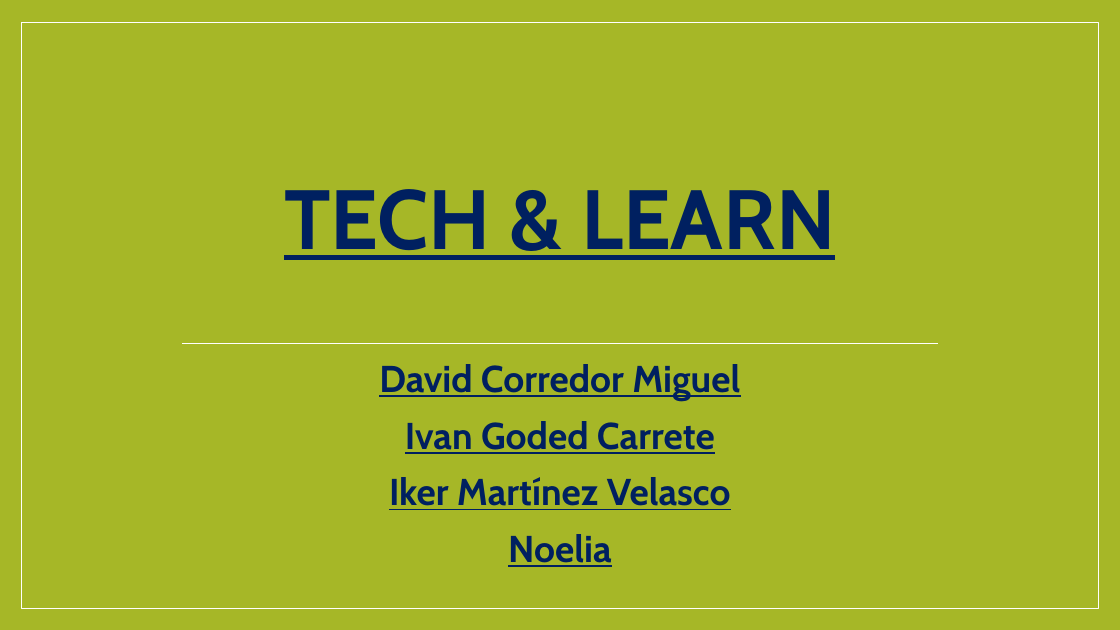
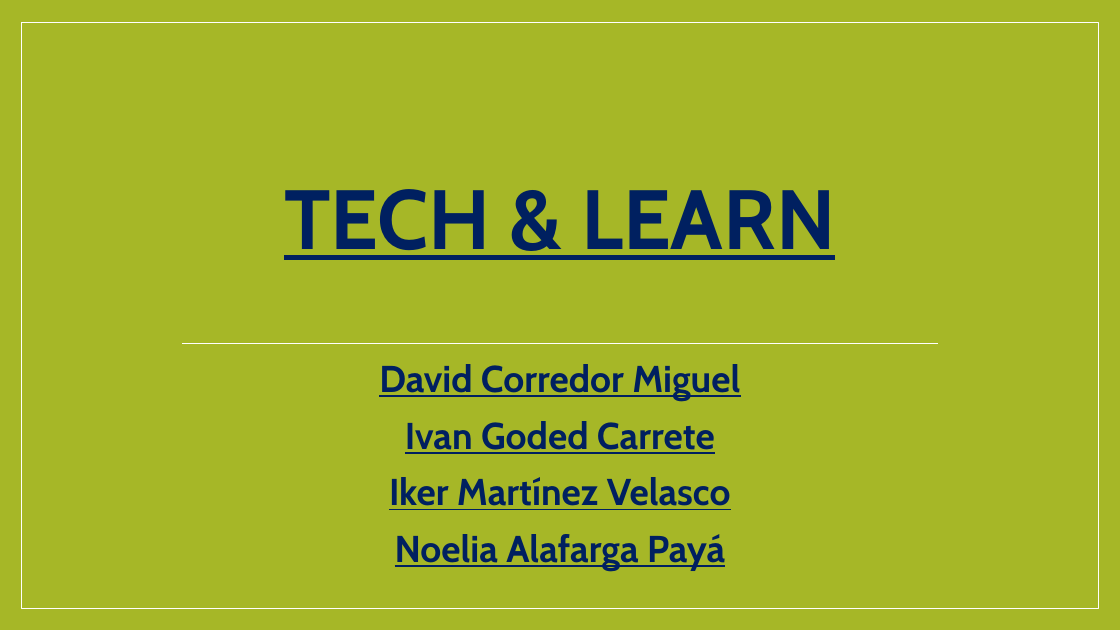
Before and after one commit to DavidCorredorMiguel/proyectogrupo2, a slide deck: slide 1 of Presentacion Tech Learn.pptx. Drawn at 1120x630 pixels with LibreOffice and Linux fonts; fonts in the diff are those of the drawing. Boxes give left, top, right and bottom in pixels: in the first picture for what was removed or moved away, otherwise in the second. Text is boxed around its words. In the diff, an @@ line names an element or a change of style, - is before the commit and + after.

```diff
--- a/Presentacion Tech Learn.pptx
+++ b/Presentacion Tech Learn.pptx
@@ subtitle at (395, 534, 725, 570): text changed @@
-Noelia
+Noelia Alafarga Payá
```
Also in this commit, not shown: 16 other files.
